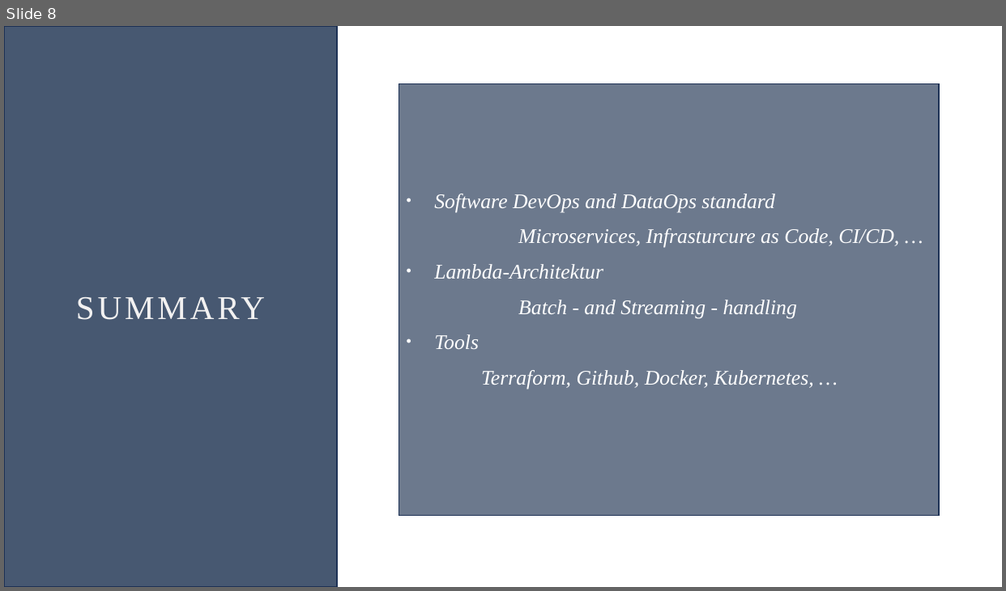
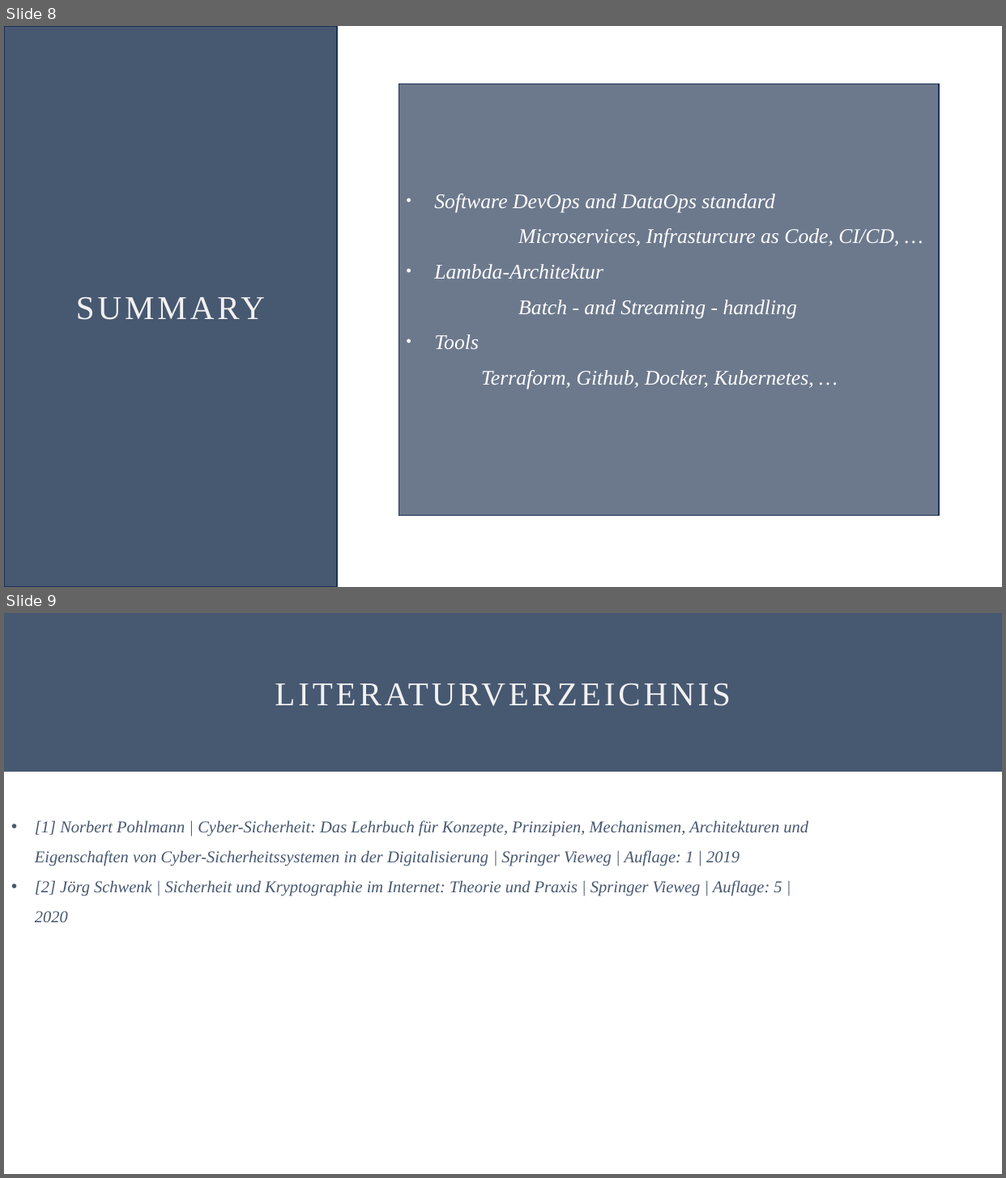
Before and after one commit to Oddl42/DLMCSITSDS01_IT_Sicherheit, a slide deck: Aufgabe/DLMCSITSDS01_Willkens_IU14073577_TLS_20240530.pptx. Shown one above the other, each under a label of ours: slide 8 before the commit, slides 8 and 9 after it. The pictures are 1006x591 and 1006x1178 pixels, drawn with LibreOffice and Linux fonts; fonts in the diff are those of the drawing. Boxes give left, top, right and bottom in pixels: in the first picture for what was removed or moved away, otherwise in the second. Text is boxed around its words. In the diff, an @@ line names an element or a change of style, - is before the commit and + after.

```diff
--- a/Aufgabe/DLMCSITSDS01_Willkens_IU14073577_TLS_20240530.pptx
+++ b/Aufgabe/DLMCSITSDS01_Willkens_IU14073577_TLS_20240530.pptx
@@ slide 9 added at (x1=4, y1=613, x2=1002, y2=1174), background #FFFFFF @@
@@ rectangle added at (x1=4, y1=613, x2=1002, y2=771), fill #475871, outline #475871 1 pt, 32 pt, text #F2F1F1 @@
+LITERATURVERZEICHNIS
@@ text added at (x1=35, y1=820, x2=808, y2=922), 16 pt, text #475871, italic @@
+• [1] Norbert Pohlmann | Cyber-Sicherheit: Das Lehrbuch für Konzepte, Prinzipien, Mechanismen, Architekturen und Eigenschaften von Cyber-Sicherheitssystemen in der Digitalisierung | Springer Vieweg | Auflage: 1 | 2019
+• [2] Jörg Schwenk | Sicherheit und Kryptographie im Internet: Theorie und Praxis | Springer Vieweg | Auflage: 5 | 2020
```
Also in this commit, not shown: 2 other slides added, 4 slides removed.
